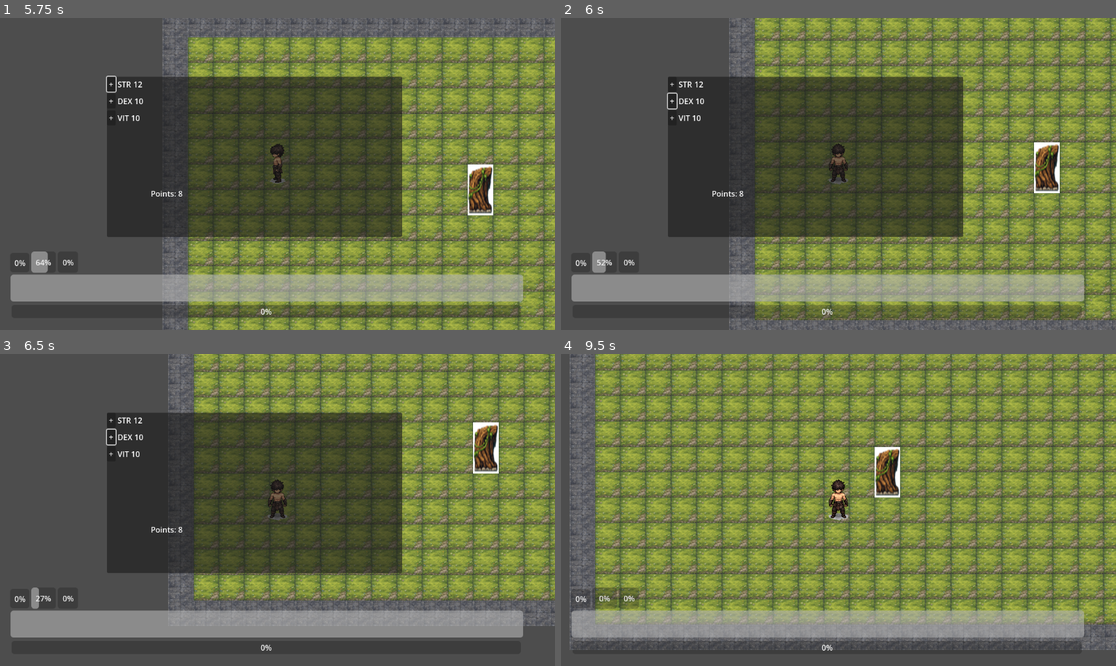
Above: before the commit, frames 1-4 (two rows, left to right).
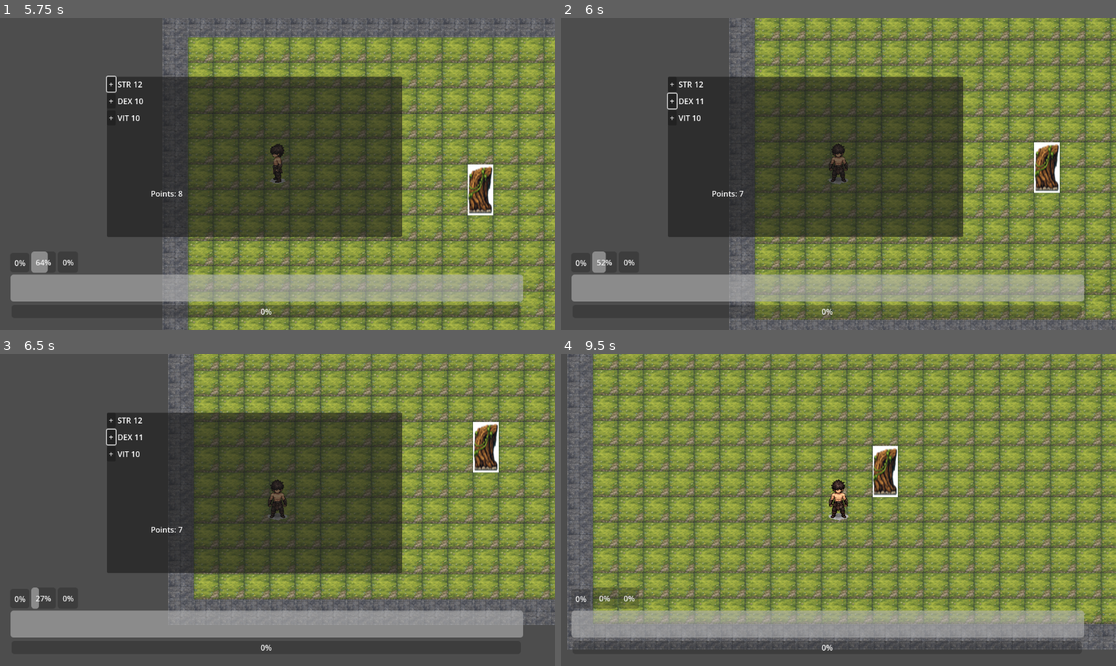
Above: after the commit, the same moments.

Repository: okp74103-ops/godot-action-rpg
Game: Godot game, scene res://Village.tscn
Same seed, same stepped clock (60 frames per second), same inputs: the game is played once before the commit and once after it.
Inputs (mouse positions are in pixels of both pictures, inside the frame that each line leads up to):
- Up to frame 1 (5.75 s): tap Enter at 0.5 s; move the mouse to (399, 158) at 0.52 s; hold Right (ui_right) 0.53-1.28 s; click (399, 158) at 0.6 s; move the mouse to (166, 189) at 1.27 s; hold Down (ui_down) 1.28-2.03 s; tap Space (dash) at 1.35, 5 s; move the mouse to (333, 105) at 2.02 s; hold Right (ui_right) 2.03-2.78 s; hold Right mouse button (guard) 2.03-2.78 s; move the mouse to (249, 236) at 2.77 s; hold Up (ui_up) 2.78-3.53 s; tap E (interact) at 2.85 s; move the mouse to (444, 220) at 3.52 s; hold Left (ui_left) 3.53-4.25 s; tap C (open_status) at 3.6 s; click "+" at 4.25 s; move the mouse to (111, 127) at 5.02 s; hold Left (ui_left) from 5.03 s (still down); click (111, 127) at 5.1 s
- Up to frame 2 (6 s): move the mouse to (866, 174) at 5.77 s; release Left (ui_left) at 5.78 s; hold Down (ui_down) from 5.78 s (still down); tap Space (dash) at 5.85 s
- Up to frame 3 (6.5 s): keep holding Down (ui_down)
- Up to frame 4 (9.5 s): move the mouse to (755, 432) at 6.52 s; release Down (ui_down) at 6.53 s; hold Right (ui_right) 6.53-7.28 s; right-click (755, 432) at 6.6 s; move the mouse to (960, 494) at 7.27 s; hold Up (ui_up) 7.28-8.03 s; tap E (interact) at 7.35 s; move the mouse to (727, 525) at 8.02 s; hold Right (ui_right) 8.03-8.78 s; tap C (open_status) at 8.1 s; move the mouse to (894, 441) at 8.77 s; hold Down (ui_down) from 8.78 s (still down); click (894, 441) at 8.85 s

Frame 1 is identical in both runs. In frame 2, 0.1% of the frame differs, in the area x 25-100%, y 15-97%; in frame 3, 7.9%; in frame 4, 29%, in the area x 1-100%, y 0-95%.
Error before the commit: Invalid access to property or key 'stat_points' on a base object of type 'CharacterBody2D (player.gd)'. (res://status_ui.gd:65)

Commit message:
Refactor stat point addition logic for player

Diff:
--- a/status_ui.gd
+++ b/status_ui.gd
@@ -50,37 +50,24 @@
 
 func _on_str_add_pressed():
 
-	if GameManager.player_data.stat_points <= 0:
+	if player == null:
 		return
-
-	GameManager.player_data.STR += 1
-	GameManager.player_data.stat_points -= 1
-
-
-	update_stats()
-	update_points(GameManager.player_data.stat_points)
+	player.add_data_STR()
 
 func _on_dex_add_pressed():
 
-	if player.stat_points <= 0:
+	if player == null:
 		return
 
-	GameManager.player_data.DEX += 1
-	GameManager.player_data.stat_points -= 1
+	player.add_data_DEX()
 
-	player.DEX = GameManager.player_data.DEX
-	player.stat_points = GameManager.player_data.stat_points
 
-	update_stats()
-	update_points(player.stat_points)
+
+
 
 func _on_vit_add_pressed():
 
-	if player.stat_points <= 0:
+	if player == null:
 		return
 
-	GameManager.player_data.VIT += 1
-	GameManager.player_data.stat_points -= 1
-
-	player.VIT = GameManager.player_data.VIT
-	player.stat_points = GameManager.player_data.stat_points
+	player.add_data_VIT()
